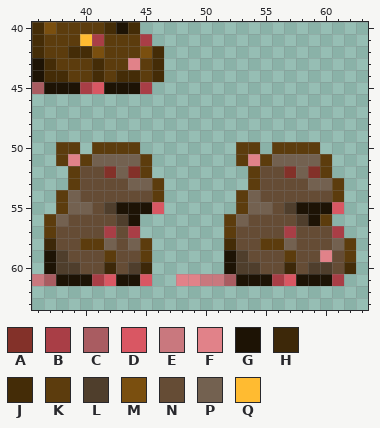
Pixel-art file -- Dimension Deck/Assets/Sprites/enemies/rat/Sprite-rats.ase. Above is the file before it was changed.
64x64 pixels, 1 frame. Colours within 5 levels of each other are drawn and written as one. Shown: x 36..63, y 40..63.
Visible layers, top first: "Layer 2", "Layer 1".
Palette (. is transparent): A #833129  B #a93e46  C #a95c61  D #d95763  E #c9787e  F #e18289  G #1d1305  H #3d2809  J #442c07  K #5c3c0d  L #4f3e2c  M #7a4f0f  N #654c35  P #736150  Q #ffbb31
Pixels before, first column x 36:
40 JMKKKKJGJ..................
41 JKKKQBKKKB.................
42 JKKJJMKKKMJ................
43 GJKKKJKKFKJ................
44 GJJKKJKJJKJ................
45 CGGGBDGGGB.................
46 ...........................
47 ...........................
48 ...........................
49 ...........................
50 ..KK.KKKK........KK.KKKK...
51 ..KFKPPPPK.......KFKPPPPK..
52 ...KNNAPAK........KNNAPAK..
53 ...KNNNNPPK.......KNNNNPPK.
54 ..KPNNNNNNK......KPNNNNNNK.
55 ..KPPNLGGGD......KPPNLGGGD.
56 .KPNNNNLG.......KPNNNNLGK..
57 .KNNNNBNB.......KNNNNBNNNB.
58 .HNNKKPNPK......JNNKKPNNNPK
59 .GLNNNKNNK......GLNNNKNNFNK
60 .GLLNNHNLH......GLLNNHNLLNJ
61 ECGGGBDGGD..FFEECGGGBDGGGB.
The result:
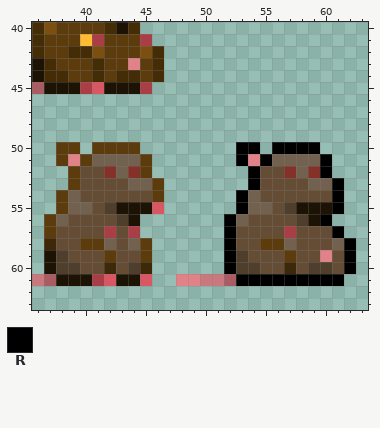
Colours new in this view: R #000000
Difference:
Layer "Layer 1":
y 50: x 53..54 KK -> RR; x 56..59 KKKK -> RRRR
y 51: x 53 K -> R; x 55 K -> R; x 60 K -> R
y 52: x 54 K -> R; x 60 K -> R
y 53: x 54 K -> R; x 61 K -> R
y 54: x 53 K -> R; x 61 K -> R
y 55: x 53 K -> R; x 61 D -> R
y 56: x 52 K -> R; x 60 K -> R
y 57: x 52 K -> R; x 61 B -> R
y 58: x 52 J -> R; x 62 K -> R
y 59: x 52 G -> R; x 62 K -> R
y 60: x 52 G -> R; x 62 J -> R
y 61: x 53..61 GGGBDGGGB -> RRRRRRRRR
Changed places in both pictures, as pixel boxes (x1, y1, x2, y2):
changed: (224, 142, 356, 286)
